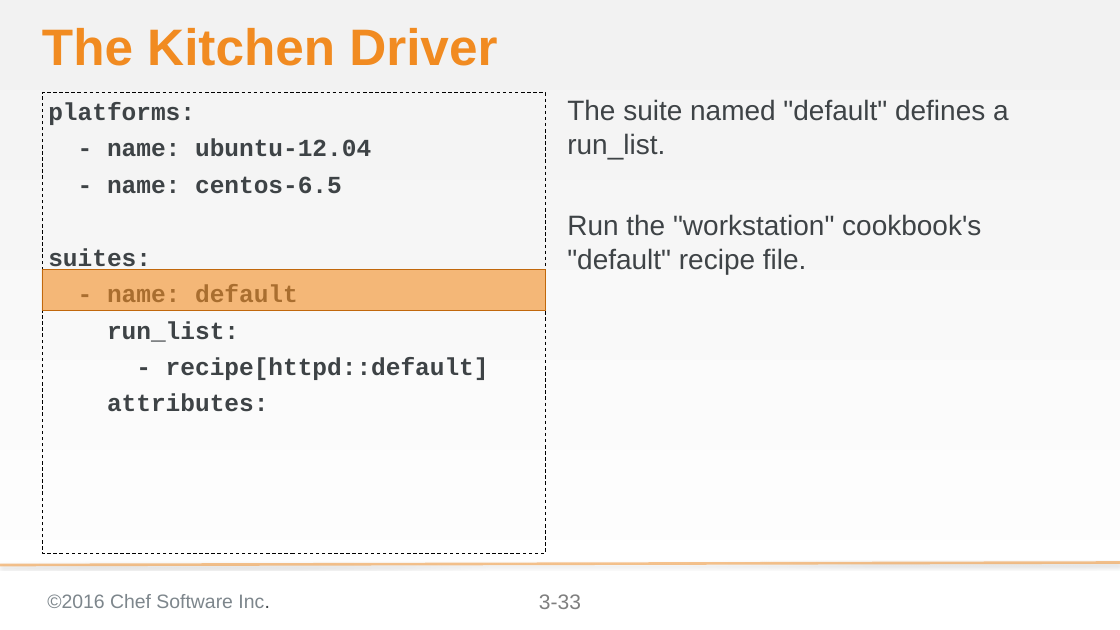
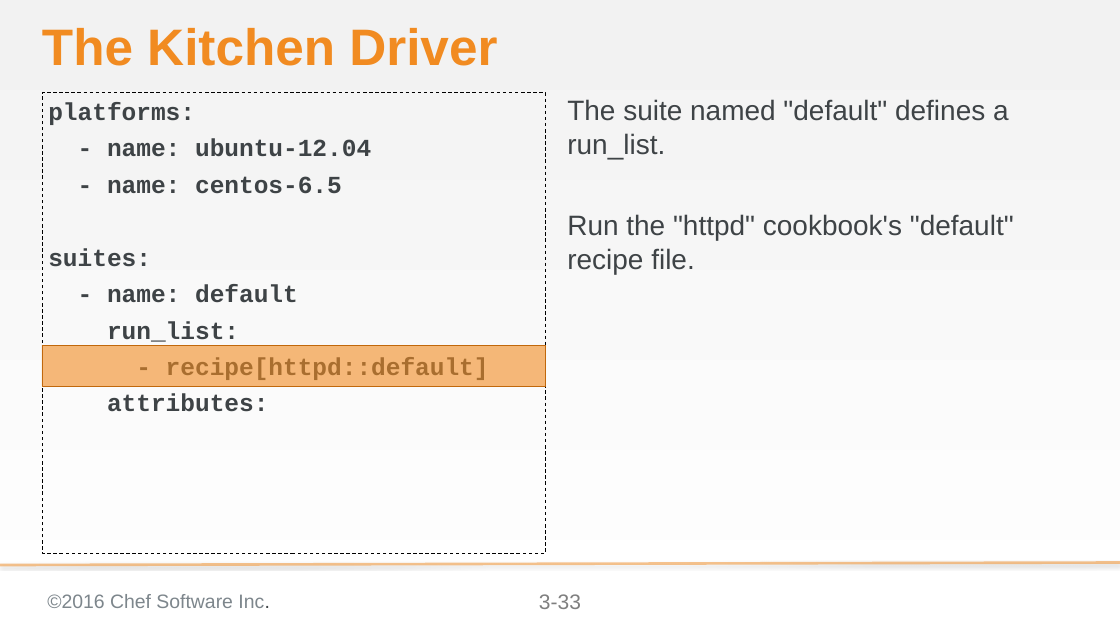
Before and after one commit to chef-training/test_driven_cookbook_development, a slide deck: slide 33 of 03-writing_a_test_first.pptx. Drawn at 1120x630 pixels with LibreOffice and Linux fonts; fonts in the diff are those of the drawing; background and template pictures are left out. Boxes give left, top, right and bottom in pixels: in the first picture for what was removed or moved away, otherwise in the second. Text is boxed around its words. In the diff, an @@ line names an element or a change of style, - is before the commit and + after.

```diff
--- a/03-writing_a_test_first.pptx
+++ b/03-writing_a_test_first.pptx
@@ text at (x1=567, y1=214, x2=1014, y2=274): text changed @@
-Run the "workstation" cookbook's "default" recipe file.
+Run the "httpd" cookbook's "default" recipe file.
@@ rectangle moved from (x1=42, y1=270, x2=546, y2=311) to (x1=42, y1=345, x2=546, y2=386) @@
```
Also in this commit, not shown: 6 other files.
